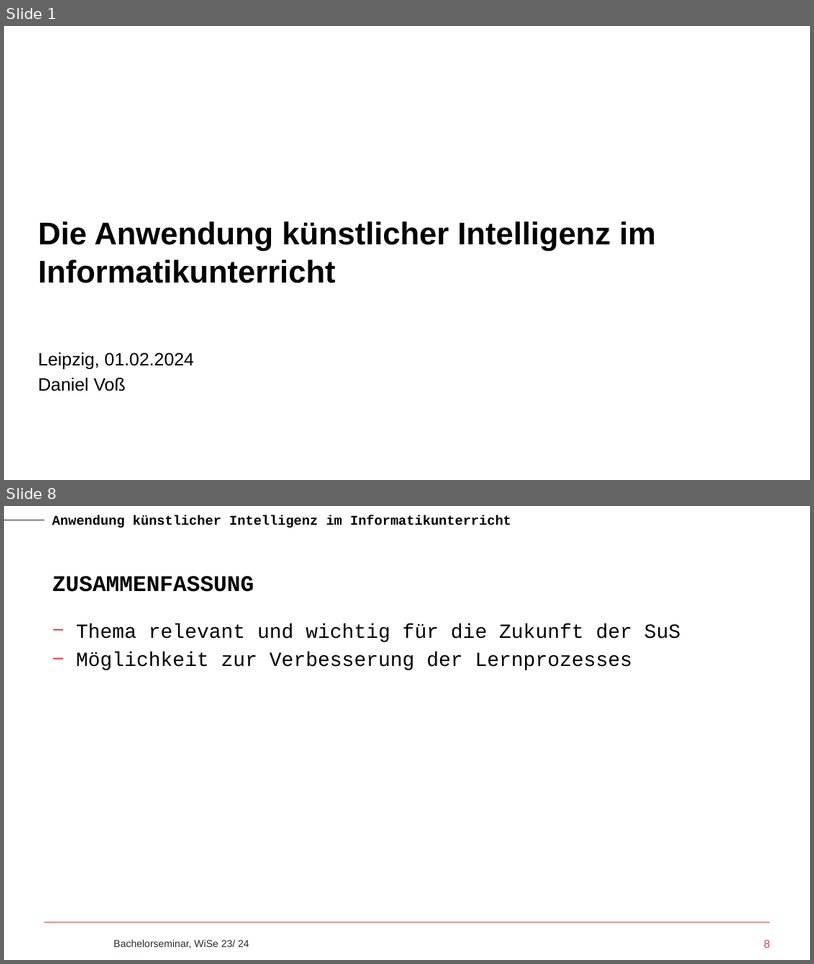
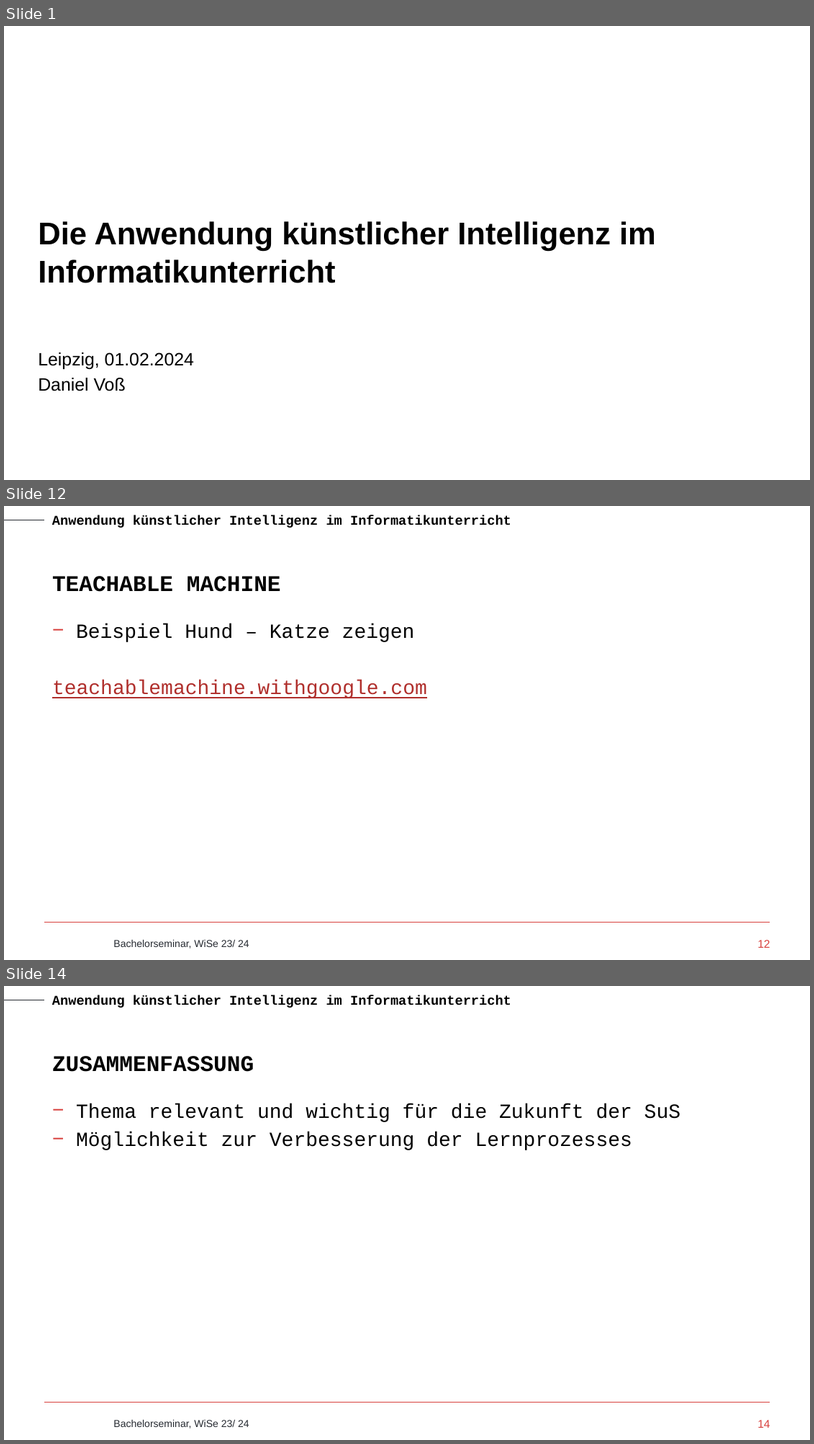
Before and after one commit to tira-io/tira-for-school, a slide deck: Bachelorseminar/Vortrag.pptx. Shown one above the other, each under a label of ours: slides 1 and 8 before the commit, slides 1, 12 and 14 after it; the slides between them are not shown. The pictures are 814x964 and 814x1444 pixels, drawn with LibreOffice and Linux fonts; fonts in the diff are those of the drawing; background and template pictures are left out. Boxes give left, top, right and bottom in pixels: in the first picture for what was removed or moved away, otherwise in the second. Text is boxed around its words. In the diff, an @@ line names an element or a change of style, - is before the commit and + after.

```diff
--- a/Bachelorseminar/Vortrag.pptx
+++ b/Bachelorseminar/Vortrag.pptx
@@ slide 12 added at <box>4,506,810,960</box>, background #FFFFFF; not listed: 4 template elements that a slide beside it also shows @@
@@ title added at <box>52,576,281,592</box>, 20 pt, text #000000, bold @@
+TEACHABLE MACHINE
@@ text added at <box>52,623,427,698</box>, 18 pt, text #B02F2C, underline @@
+− Beispiel Hund – Katze zeigen
+teachablemachine.withgoogle.com
@@ page number added at <box>758,939,770,947</box>, 10 pt, text #D8413E @@
+12
@@ what was slide 8 is now slide 14 @@
@@ page number at <box>758,1419,770,1427</box>: text changed @@
-8
+14
```
Also in this commit, not shown: 5 slides changed, 6 other slides added, 1 slide removed, 1 other file.
